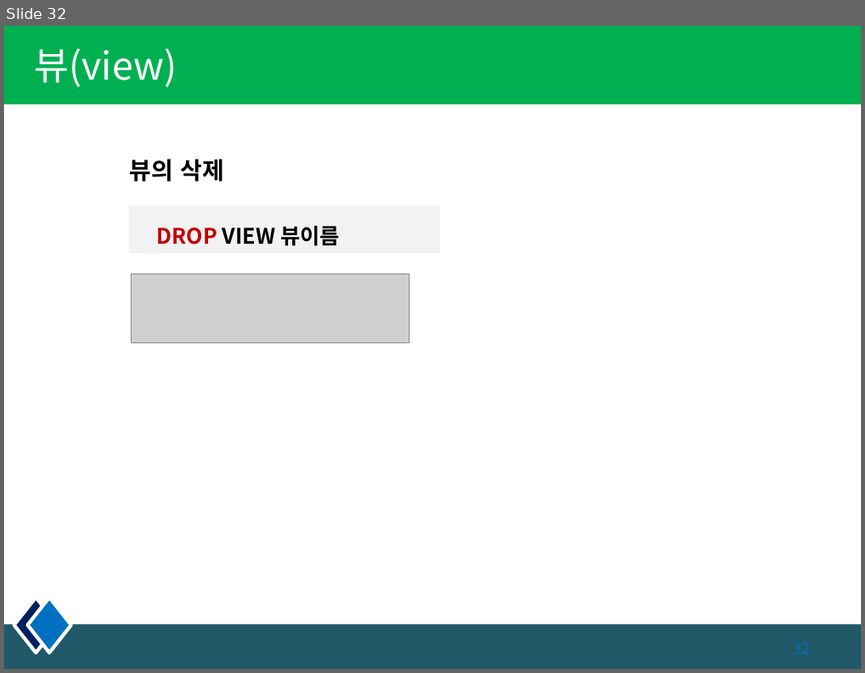
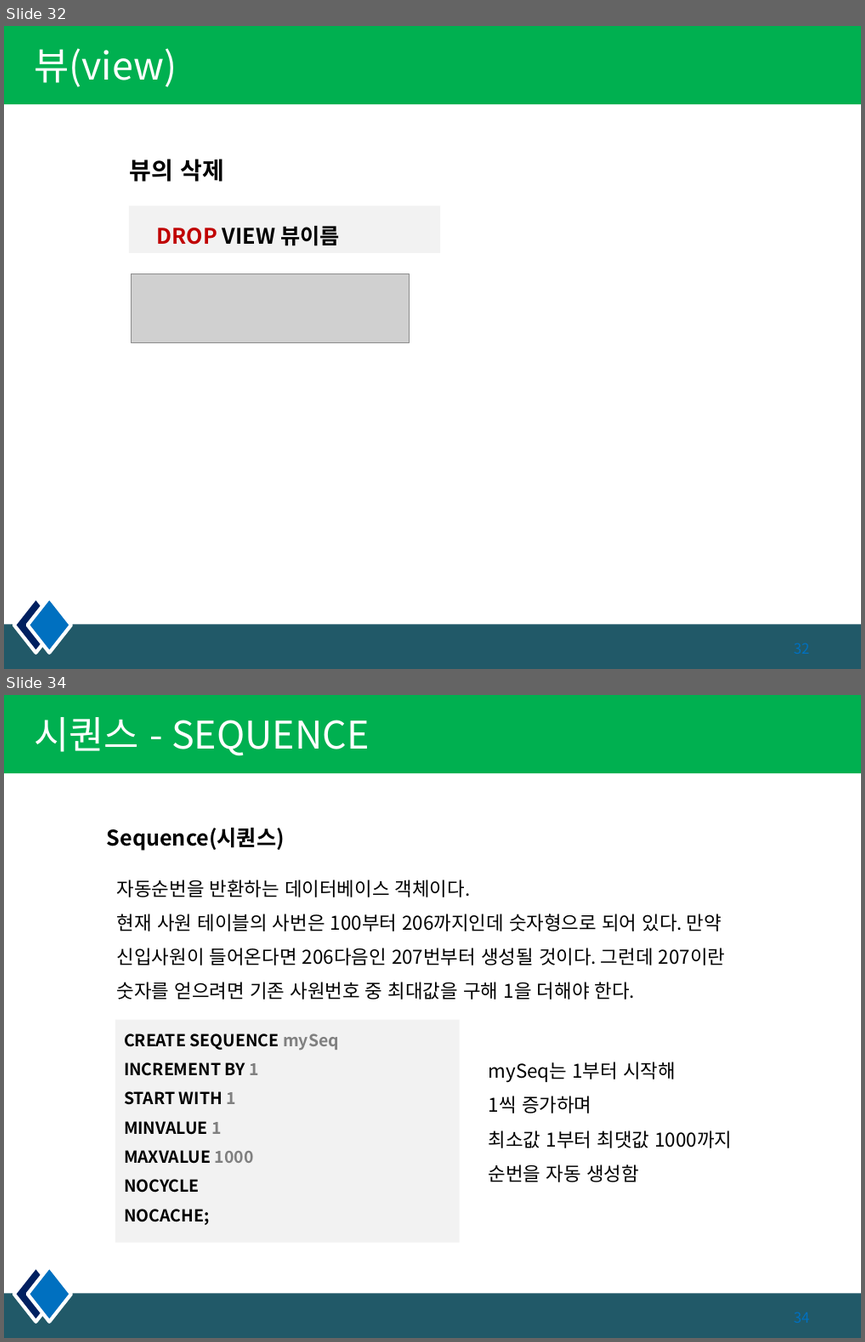
Before and after one commit to kiyongee2/green_project_web, a slide deck: db_ppt/4장. select_join.pptx. Shown one above the other, each under a label of ours: slide 32 before the commit, slides 32 and 34 after it; the slides between them are not shown. The pictures are 865x673 and 865x1342 pixels, drawn with LibreOffice and Linux fonts; fonts in the diff are those of the drawing; grey boxes stand for pictures. Boxes give left, top, right and bottom in pixels: in the first picture for what was removed or moved away, otherwise in the second. Text is boxed around its words. In the diff, an @@ line names an element or a change of style, - is before the commit and + after.

```diff
--- a/db_ppt/4장. select_join.pptx
+++ b/db_ppt/4장. select_join.pptx
@@ slide 34 added at bbox=[4, 695, 861, 1338], background #FFFFFF; not listed: 4 template elements that a slide beside it also shows @@
@@ title added at bbox=[34, 717, 369, 756], 32 pt, text #FFFFFF @@
+시퀀스 - SEQUENCE
@@ text added at bbox=[107, 828, 284, 851], 18 pt, text #000000, bold @@
+Sequence(시퀀스)
@@ text added at bbox=[117, 879, 725, 999], 16 pt, text #000000 @@
+자동순번을 반환하는 데이터베이스 객체이다.
+현재 사원 테이블의 사번은 100부터 206까지인데 숫자형으로 되어 있다. 만약 신입사원이 들어온다면 206다음인 207번부터 생성될 것이다. 그런데 207이란 숫자를 얻으려면 기존 사원번호 중 최대값을 구해 1을 더해야 한다.
@@ rectangle added at bbox=[115, 1020, 460, 1242], fill #F2F2F2, 13.9 pt, text #000000, bold @@
+CREATE SEQUENCE mySeq
+INCREMENT BY 1
+START WITH 1
+MINVALUE 1
+MAXVALUE 1000
+NOCYCLE
+NOCACHE;
@@ text added at bbox=[488, 1061, 732, 1182], 16 pt, text #000000 @@
+mySeq는 1부터 시작해
+1씩 증가하며
+최소값 1부터 최댓값 1000까지
+순번을 자동 생성함
```
Also in this commit, not shown: 7 slides changed, 7 other slides added, 3 slides removed, 10 other files.
